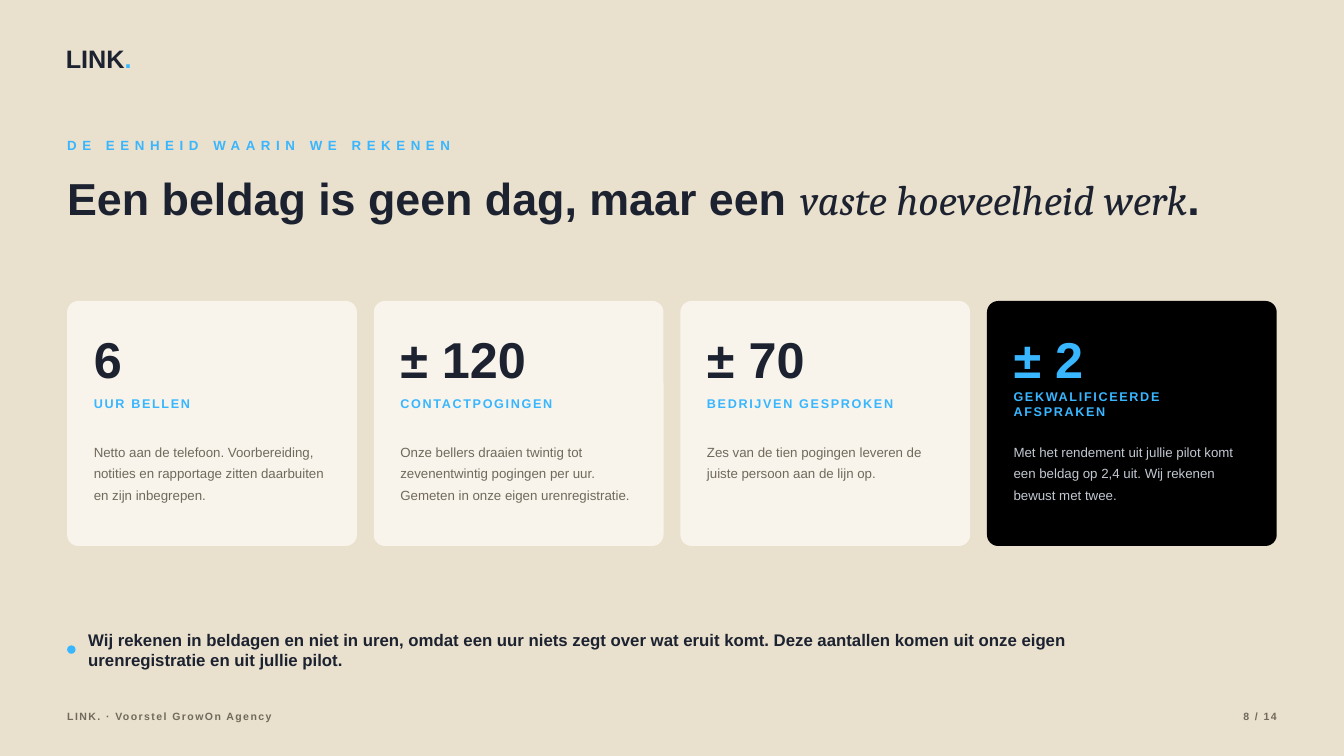
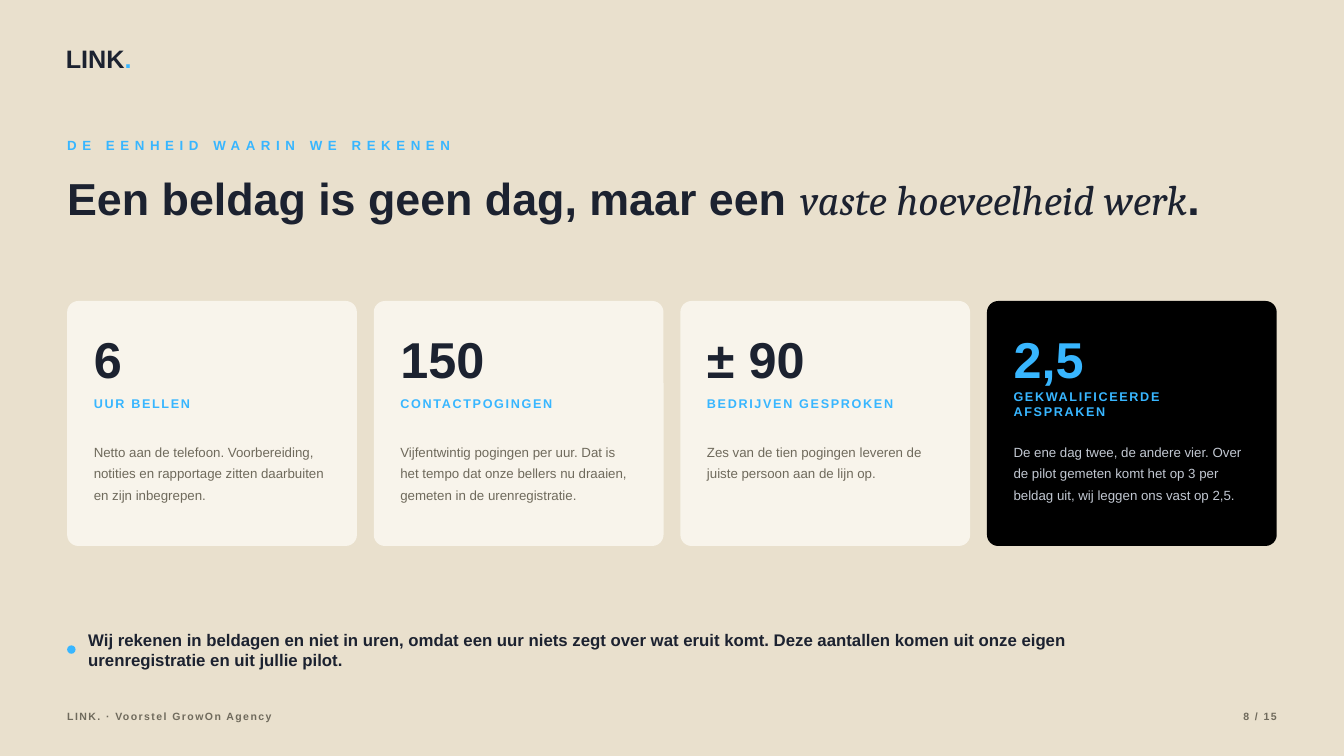
Before and after one commit to hens-lang/Test, a slide deck: slide 8 of output/LINK. voorstel GrowOn Agency.pptx. Drawn at 1344x756 pixels with LibreOffice and Linux fonts; fonts in the diff are those of the drawing. Boxes give left, top, right and bottom in pixels: in the first picture for what was removed or moved away, otherwise in the second. Text is boxed around its words. In the diff, an @@ line names an element or a change of style, - is before the commit and + after.

```diff
--- a/output/LINK. voorstel GrowOn Agency.pptx
+++ b/output/LINK. voorstel GrowOn Agency.pptx
@@ text at [400,343,484,379]: text changed @@
-± 120
+150
@@ text at [749,343,805,379]: text changed @@
-± 70
+± 90
@@ text at [1014,342,1084,386]: text changed @@
-± 2
+2,5
@@ text at [400,447,627,503]: text changed @@
-Onze bellers draaien twintig tot zevenentwintig pogingen per uur. Gemeten in onze eigen urenregistratie.
+Vijfentwintig pogingen per uur. Dat is het tempo dat onze bellers nu draaien, gemeten in de urenregistratie.
@@ text at [1014,447,1242,503]: text changed @@
-Met het rendement uit jullie pilot komt een beldag op 2,4 uit. Wij rekenen bewust met twee.
+De ene dag twee, de andere vier. Over de pilot gemeten komt het op 3 per beldag uit, wij leggen ons vast op 2,5.
@@ text at [1243,713,1277,720]: text changed @@
-8 / 14
+8 / 15
```
Also in this commit, not shown: 13 other slides changed, 1 slide added, 20 other files.
